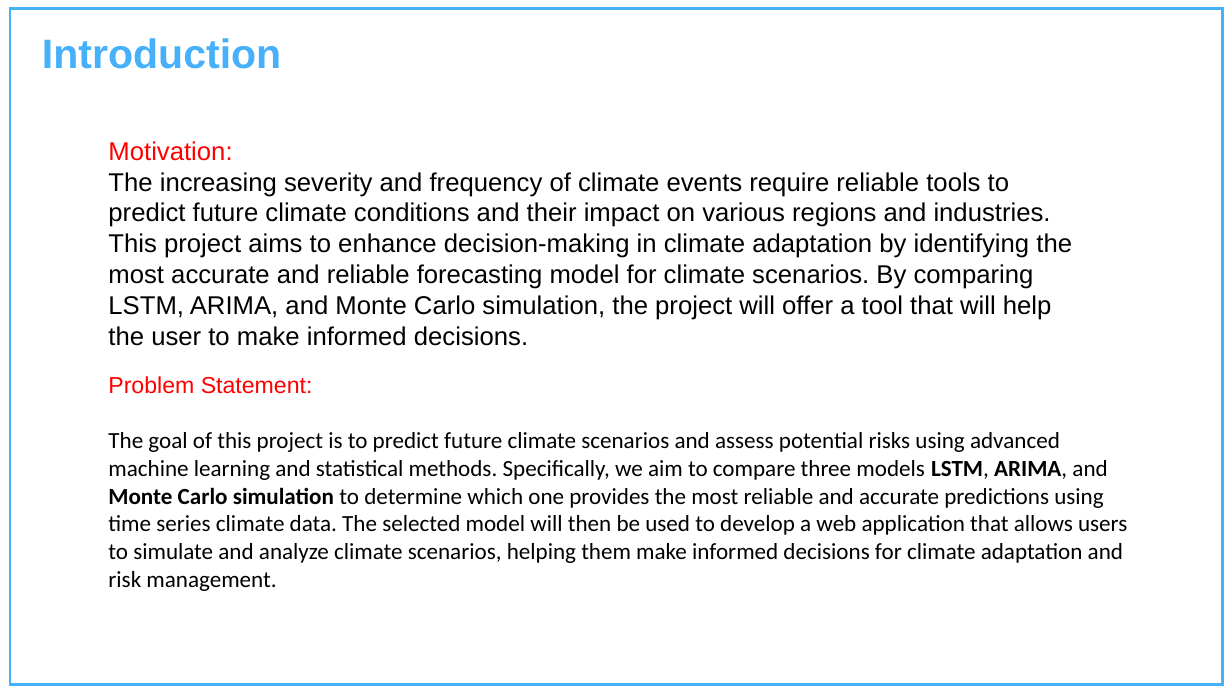
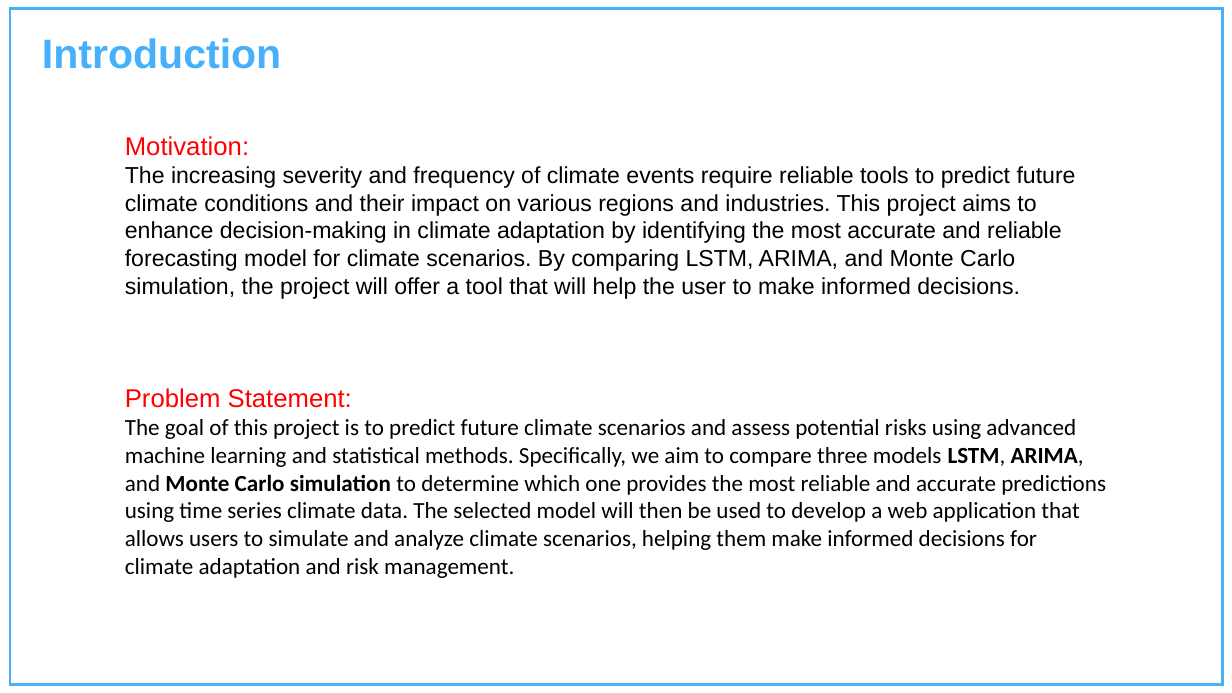
Before and after one commit to Charu-2718/AdaptiPlan, a slide deck: slide 4 of Project Presentation Template.pptx. Drawn at 1232x693 pixels with LibreOffice and Linux fonts; fonts in the diff are those of the drawing; background and template pictures are left out. Boxes give left, top, right and bottom in pixels: in the first picture for what was removed or moved away, otherwise in the second. Text is boxed around its words. In the diff, an @@ line names an element or a change of style, - is before the commit and + after.

```diff
--- a/Project Presentation Template.pptx
+++ b/Project Presentation Template.pptx
@@ text "Motivation:" moved from (x1=108, y1=141, x2=1072, y2=346) to (x1=125, y1=136, x2=1076, y2=299) @@
@@ text "Motivation:" at (x1=125, y1=136, x2=1076, y2=299): size 20 to 18 pt; line spacing 1 to 2 @@
@@ text "Problem Statement:" moved from (x1=108, y1=376, x2=1127, y2=591) to (x1=125, y1=388, x2=1106, y2=578) @@
@@ text at (x1=125, y1=388, x2=352, y2=408): size 18 to 20 pt in "Problem Statement:"; line spacing 1 to 2 @@
```
Also in this commit, not shown: 3 other slides changed, 2 slides added, 1 other file.
